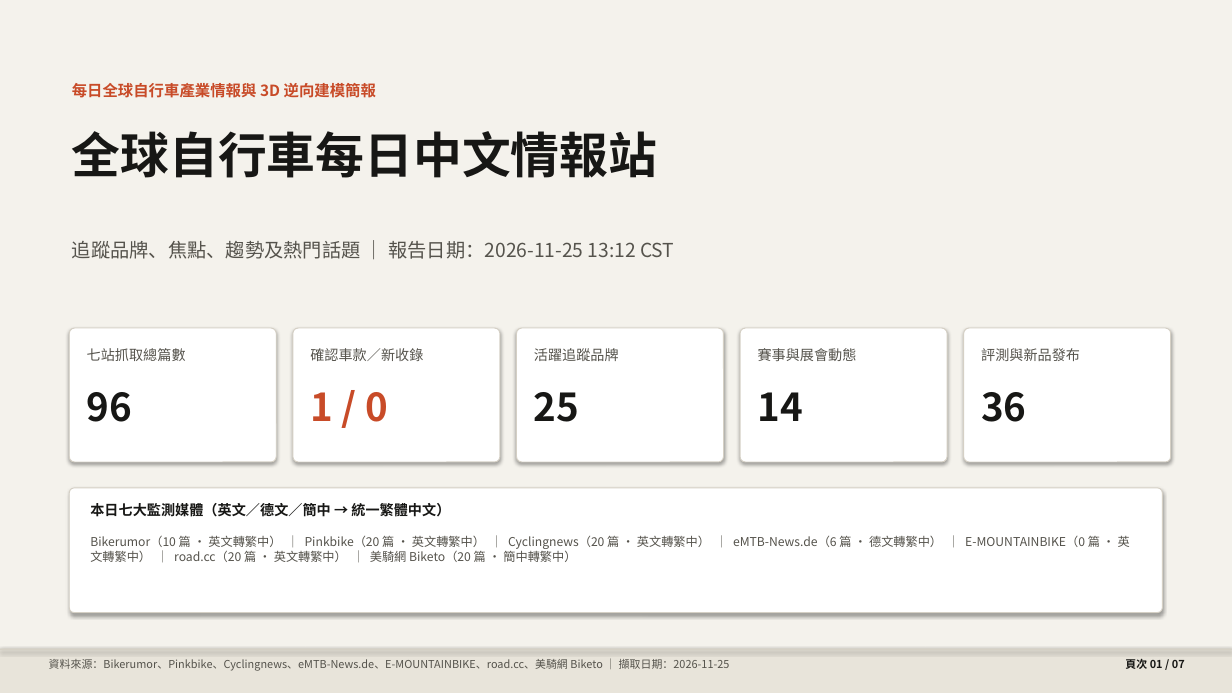
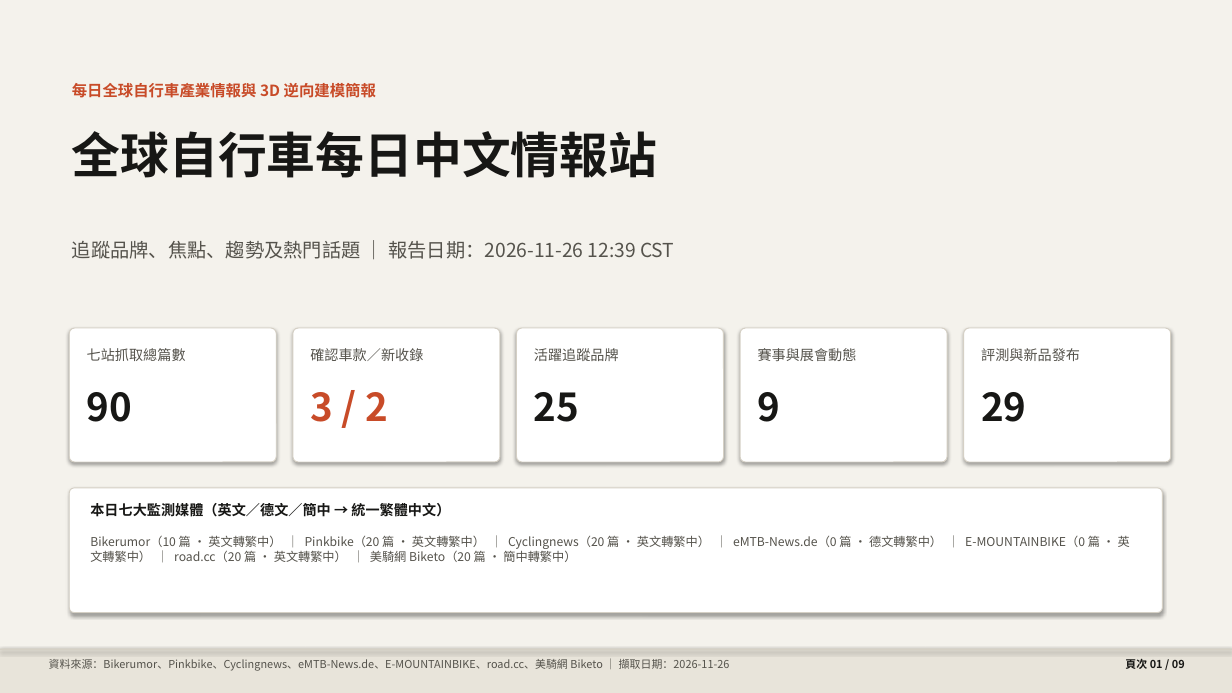
Before and after one commit to pc007ya/BikeResearch-Daily, a slide deck: slide 1 of docs/data/daily_briefing.pptx. Drawn at 1232x693 pixels with LibreOffice and Linux fonts; fonts in the diff are those of the drawing. Boxes give left, top, right and bottom in pixels: in the first picture for what was removed or moved away, otherwise in the second. Text is boxed around its words. In the diff, an @@ line names an element or a change of style, - is before the commit and + after.

```diff
--- a/docs/data/daily_briefing.pptx
+++ b/docs/data/daily_briefing.pptx
@@ text at (72, 241, 674, 259): text changed @@
-追蹤品牌、焦點、趨勢及熱門話題 ｜ 報告日期：2026-11-25 13:12 CST
+追蹤品牌、焦點、趨勢及熱門話題 ｜ 報告日期：2026-11-26 12:39 CST
@@ text at (87, 392, 132, 422): text changed @@
-96
+90
@@ text at (310, 392, 388, 422): text changed @@
-1 / 0
+3 / 2
@@ text at (758, 392, 781, 422): text changed @@
-14
+9
@@ text at (981, 392, 1026, 422): text changed @@
-36
+29
@@ text at (90, 535, 1130, 562): text changed @@
-Bikerumor（10 篇 · 英文轉繁中） ｜ Pinkbike（20 篇 · 英文轉繁中） ｜ Cyclingnews（20 篇 · 英文轉繁中） ｜ eMTB-News.de（6 篇 · 德文轉繁中） ｜ E-MOUNTAINBIKE（0 篇 · 英文轉繁中） ｜ road.cc（20 篇 · 英文轉繁中） ｜ 美騎網 Biketo（20 篇 · 簡中轉繁中）
+Bikerumor（10 篇 · 英文轉繁中） ｜ Pinkbike（20 篇 · 英文轉繁中） ｜ Cyclingnews（20 篇 · 英文轉繁中） ｜ eMTB-News.de（0 篇 · 德文轉繁中） ｜ E-MOUNTAINBIKE（0 篇 · 英文轉繁中） ｜ road.cc（20 篇 · 英文轉繁中） ｜ 美騎網 Biketo（20 篇 · 簡中轉繁中）
@@ text at (49, 659, 730, 671): text changed @@
-資料來源：Bikerumor、Pinkbike、Cyclingnews、eMTB-News.de、E-MOUNTAINBIKE、road.cc、美騎網 Biketo ｜ 擷取日期：2026-11-25
+資料來源：Bikerumor、Pinkbike、Cyclingnews、eMTB-News.de、E-MOUNTAINBIKE、road.cc、美騎網 Biketo ｜ 擷取日期：2026-11-26
@@ text at (1125, 659, 1185, 669): text changed @@
-頁次 01 / 07
+頁次 01 / 09
```
Also in this commit, not shown: 6 other slides changed, 2 slides added, 18 other files.
